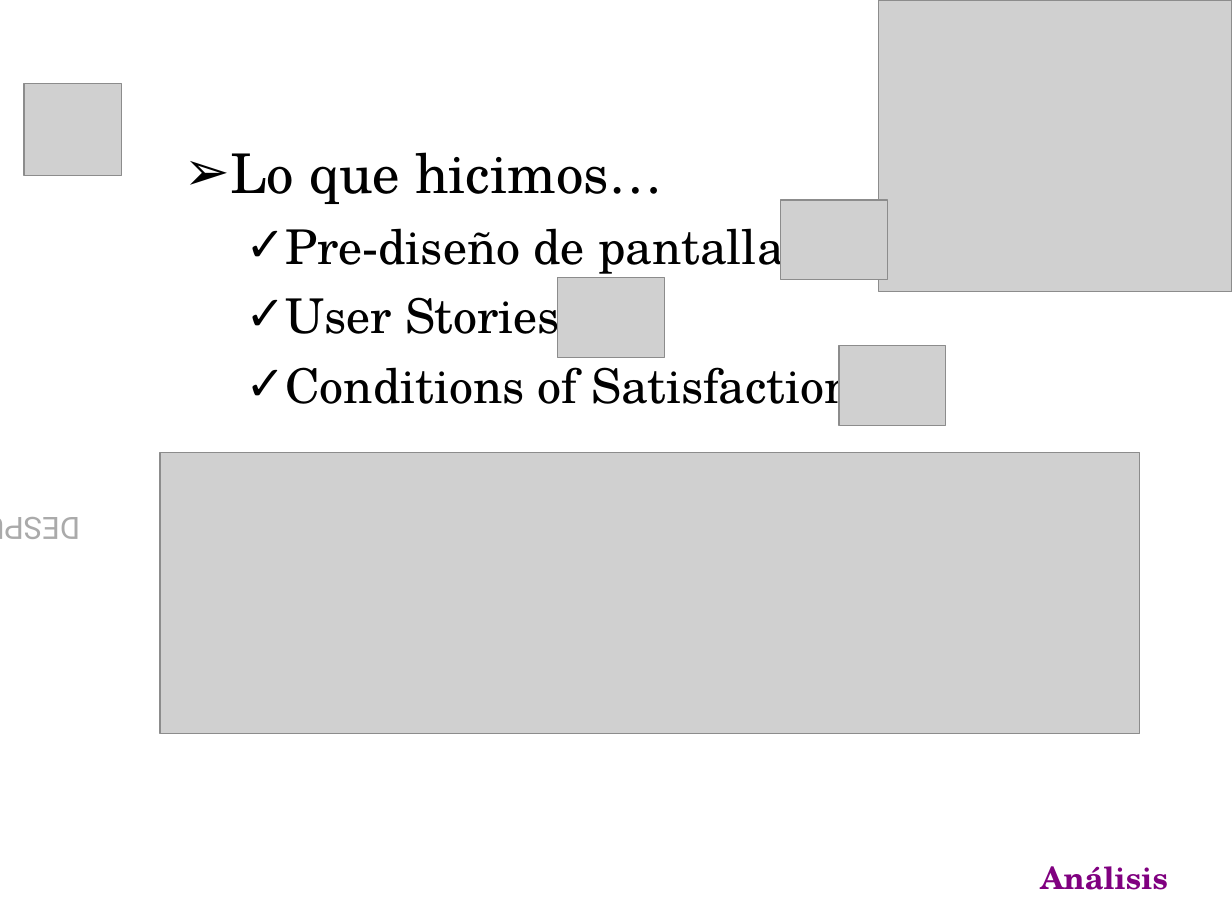
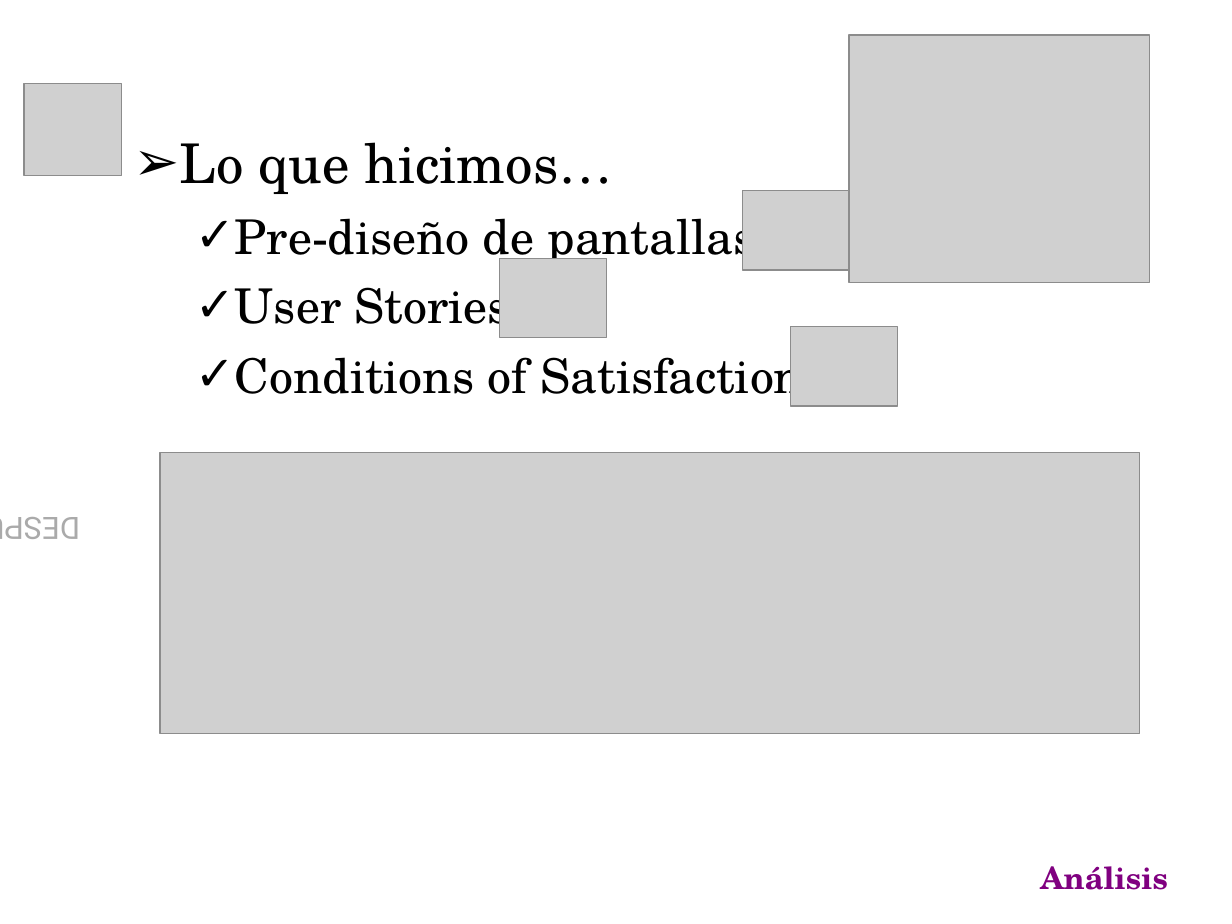
Before and after one commit to emmanuelfls371/softmart7547, a slide deck: slide 7 of docs/CarpetaEntrega/PresFinal.ppt. Drawn at 1232x924 pixels with LibreOffice and Linux fonts; fonts in the diff are those of the drawing; grey boxes stand for pictures; background and template pictures are left out. Boxes give left, top, right and bottom in pixels: in the first picture for what was removed or moved away, otherwise in the second. Text is boxed around its words. In the diff, an @@ line names an element or a change of style, - is before the commit and + after.

```diff
--- a/docs/CarpetaEntrega/PresFinal.ppt
+++ b/docs/CarpetaEntrega/PresFinal.ppt
@@ picture: place and size @@
-picture at <box>878,0,1232,291</box>
+picture at <box>849,34,1149,282</box>
@@ text "Lo que hicimos…": place and size @@
-text "Lo que hicimos…" at <box>230,152,854,417</box>
+text "Lo que hicimos…" at <box>180,142,804,407</box>
@@ picture: place and size @@
-picture at <box>781,200,888,280</box>
+picture at <box>742,191,849,271</box>
@@ picture: place and size @@
-picture at <box>558,277,665,357</box>
+picture at <box>500,259,607,339</box>
@@ picture: place and size @@
-picture at <box>839,346,946,426</box>
+picture at <box>791,326,898,407</box>
```
Also in this commit, not shown: 9 other slides changed.
